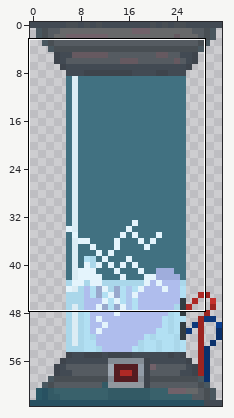
Pixel-art sprite -- Assets/Textures/Props/Decorations/Incubator/incubator63.png. Above, an overview of the earlier version with the close-up marked.
Close-up. First the earlier version:
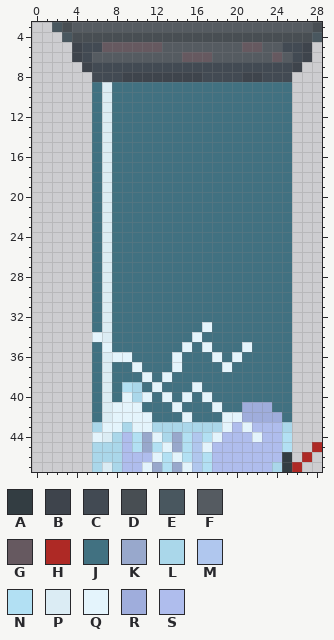
The file is 32x64 pixels. Colours within 5 levels of each other are drawn and written as one. Shown: x 0..28, y 3..47.
Palette (. is transparent): A #333d42  B #3e444c  C #424a53  D #484e53  E #49575f  F #555b61  G #665960  H #ae2925  J #417181  K #98a8cc  L #aad7ea  M #b0c7ee  N #b2e0f3  P #dbecf4  Q #e4f4fc  R #9faddc  S #afbded
Pixels before, first column x 2:
 3 EDFFFFFFFFFFFFFFFFFFFFFFFFD
 4 .EDDDDDDDDDDDDDDDDDDDDDDDDE
 5 ..BCCGGGGGGFFFFFFFFGGFFCCB.
 6 ..BCFFFFFFFFFGGGFFFFFFGFCB.
 7 ...BCCCCCCCCCCCCCCCCCCCCB..
 8 ....CCCBBBBBBBBCCCCBBCCC...
 9 ....JPJJJJJJJJJJJJJJJJJJ...
10 ....JPJJJJJJJJJJJJJJJJJJ...
11 ....JPJJJJJJJJJJJJJJJJJJ...
12 ....JPJJJJJJJJJJJJJJJJJJ...
13 ....JPJJJJJJJJJJJJJJJJJJ...
14 ....JPJJJJJJJJJJJJJJJJJJ...
15 ....JPJJJJJJJJJJJJJJJJJJ...
16 ....JPJJJJJJJJJJJJJJJJJJ...
17 ....JPJJJJJJJJJJJJJJJJJJ...
18 ....JPJJJJJJJJJJJJJJJJJJ...
19 ....JPJJJJJJJJJJJJJJJJJJ...
20 ....JPJJJJJJJJJJJJJJJJJJ...
21 ....JPJJJJJJJJJJJJJJJJJJ...
22 ....JPJJJJJJJJJJJJJJJJJJ...
23 ....JPJJJJJJJJJJJJJJJJJJ...
24 ....JPJJJJJJJJJJJJJJJJJJ...
25 ....JPJJJJJJJJJJJJJJJJJJ...
26 ....JPJJJJJJJJJJJJJJJJJJ...
27 ....JPJJJJJJJJJJJJJJJJJJ...
28 ....JPJJJJJJJJJJJJJJJJJJ...
29 ....JPJJJJJJJJJJJJJJJJJJ...
30 ....JPJJJJJJJJJJJJJJJJJJ...
31 ....JPJJJJJJJJJJJJJJJJJJ...
32 ....JPJJJJJJJJJJJJJJJJJJ...
33 ....JPJJJJJJJJJQJJJJJJJJ...
34 ....QPJJJJJJJJQJJJJJJJJJ...
35 ....JQJJJJJJJQJQJJJQJJJJ...
36 ....JPQQJJJJQJJJQJQJJJJJ...
37 ....JPJJQJJJQJJJJQJJJJJJ...
38 ....JPJJJQJQJJJJJJJJJJJJ...
39 ....JPJNLJQJJJQJJJJJJJJJ...
40 ....JPJQLQJQJQJQJJJJJJJJ...
41 ....JPQQQJJJQJJJQJJRRRJJ...
42 ....JPQQQQJJJQJJJQQRRRRJ...
43 ....LQQLQQLLLLLLLQSQSSSL...
44 ....QPLSNKQLKNMNQSSSQSSN...
45 ....LLLSNKNQKNMQSSSSSSSN..H
46 ....LLLSSSQNQNMNSSSSSSSA.H.
47 ....LPLSSQKNKQMNSSSSSSLAH..
New version:
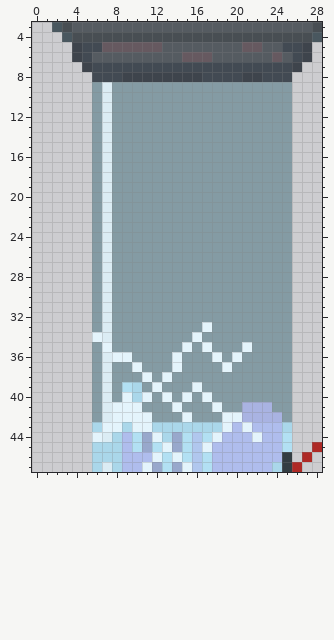
The exact change:
colour J: #417181 -> #3e6b7b83
colour R: #9faddc -> #a6b1e3ee
Where, in picture pixels (left, top, right, bottom), the same in both close-ups:
changed: (92, 82, 292, 422)
